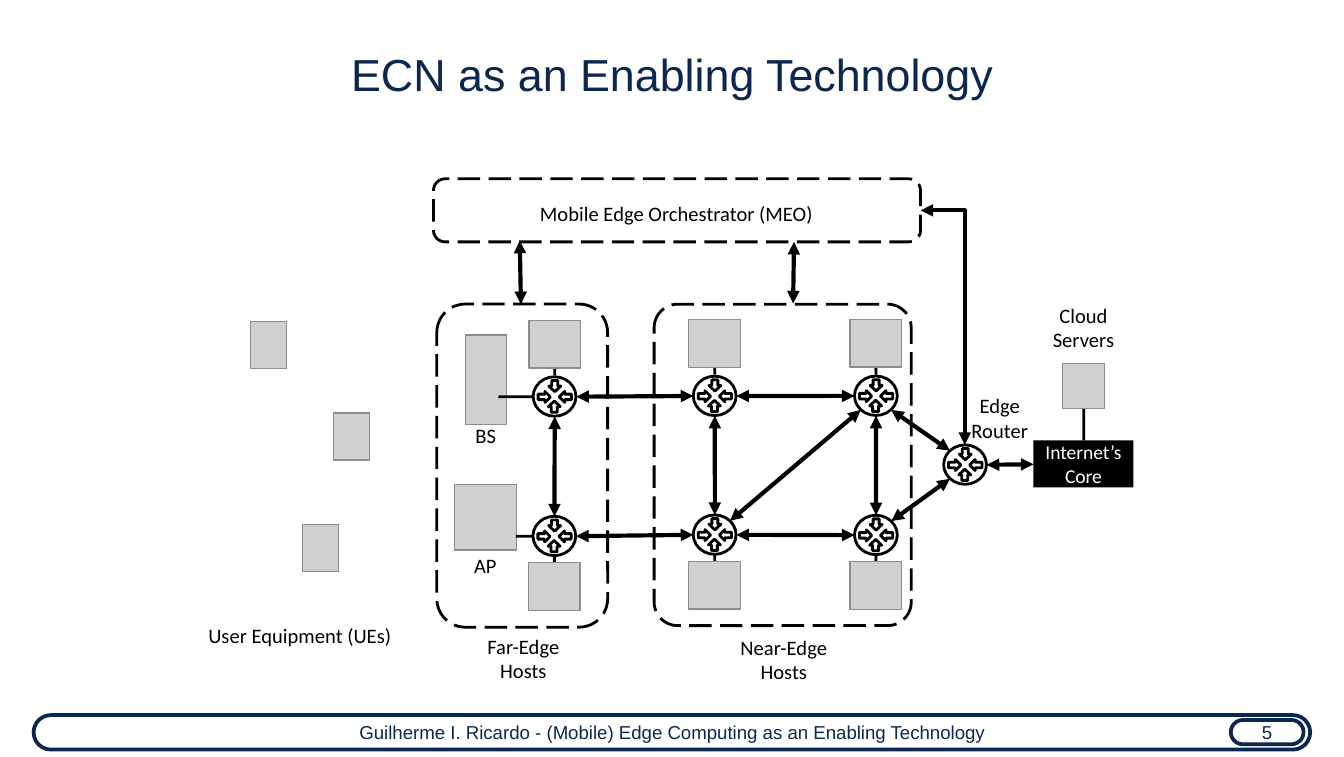
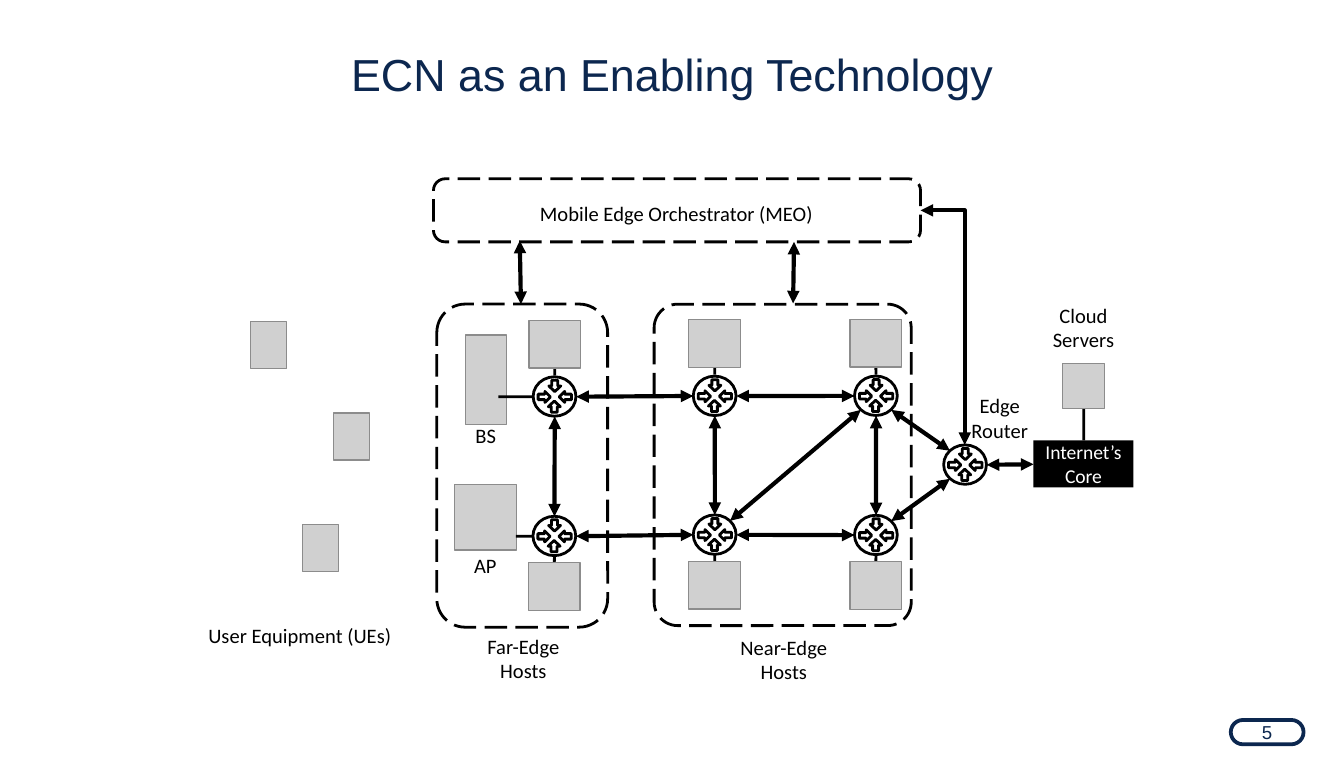
Before and after one commit to guilhermeir/mcf, a slide deck: slide 6 of ensea_background.odp. Drawn at 1344x757 pixels with LibreOffice and Linux fonts; fonts in the diff are those of the drawing; grey boxes stand for pictures. Boxes give left, top, right and bottom in pixels: in the first picture for what was removed or moved away, otherwise in the second. Text is boxed around its words. In the diff, an @@ line names an element or a change of style, - is before the commit and + after.

```diff
--- a/ensea_background.odp
+++ b/ensea_background.odp
@@ rounded rectangle removed at [34,715,1310,750] @@
-Guilherme I. Ricardo - (Mobile) Edge Computing as an Enabling Technology
```
Also in this commit, not shown: 17 other slides changed, 1 slide added, 4 slides removed, 5 other files.
